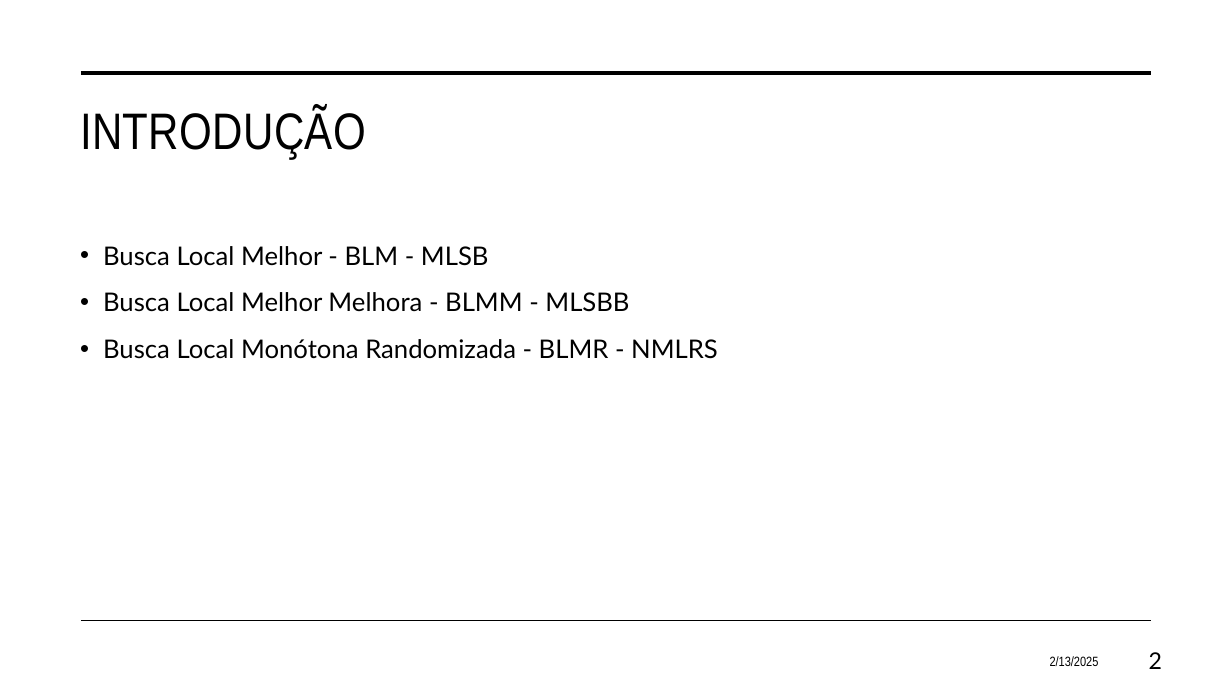
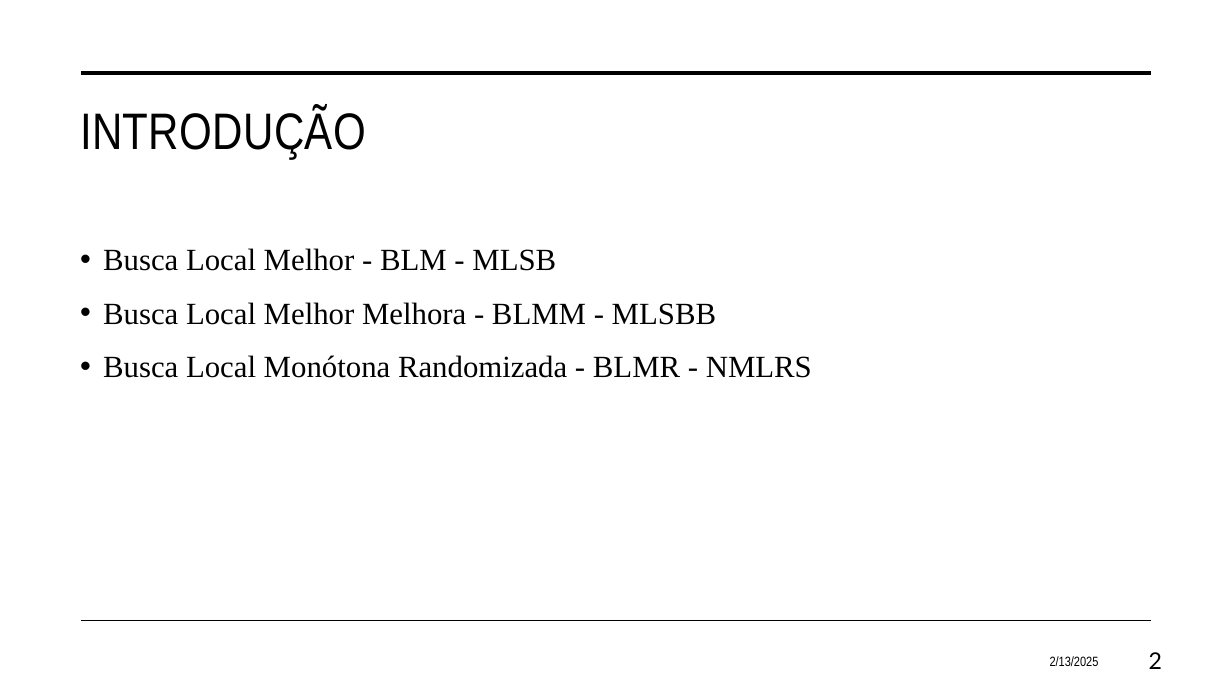
Before and after one commit to eduardosavian/heuristic-searches, a slide deck: slide 2 of documents/Presentation.pptx. Drawn at 1232x693 pixels with LibreOffice and Linux fonts; fonts in the diff are those of the drawing. Boxes give left, top, right and bottom in pixels: in the first picture for what was removed or moved away, otherwise in the second. Text is boxed around its words. In the diff, an @@ line names an element or a change of style, - is before the commit and + after.

```diff
--- a/documents/Presentation.pptx
+++ b/documents/Presentation.pptx
@@ text "Busca Local Melhor - BLM ..." at (103, 248, 812, 378): size 20 to 24 pt, font Lato to Times New Roman @@
```
Also in this commit, not shown: 5 other slides changed.
